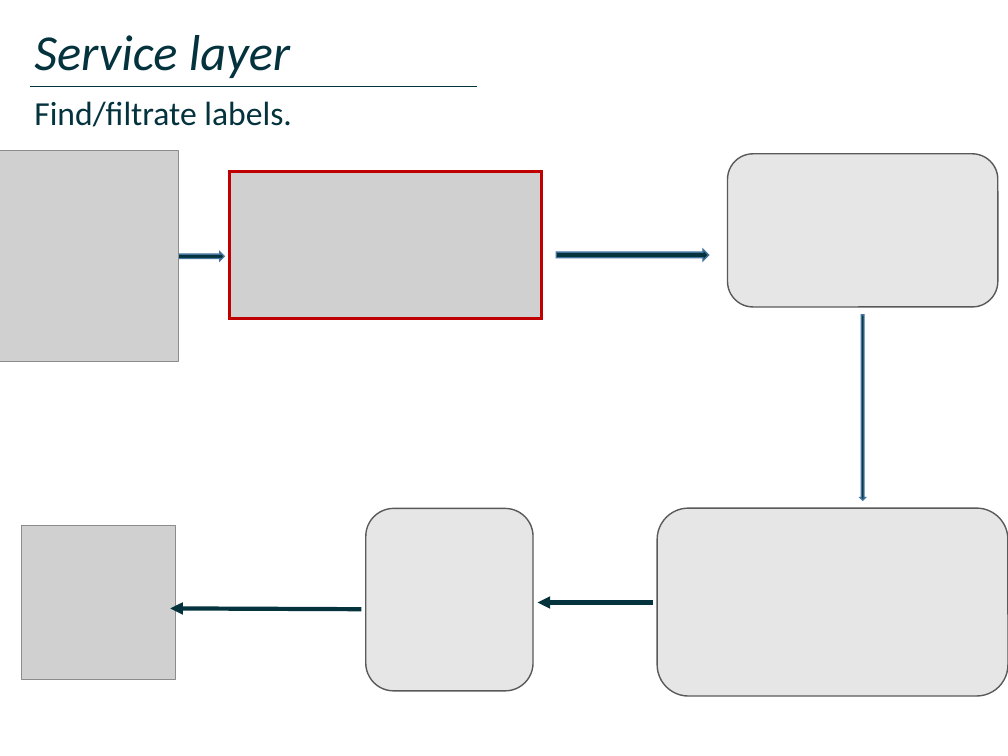
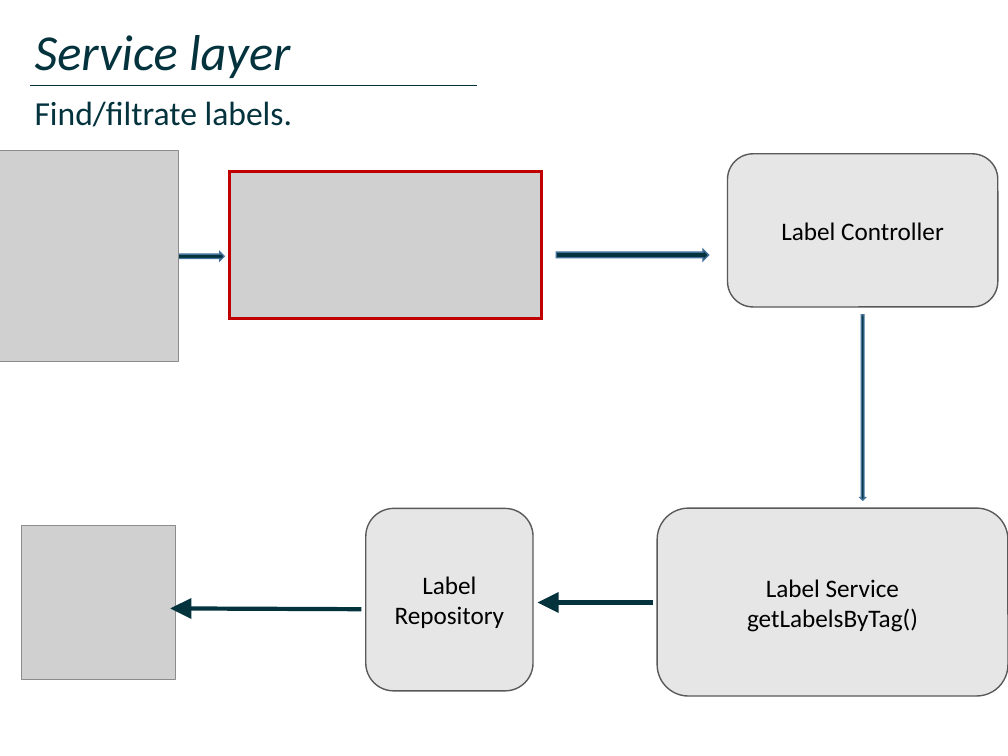
Before and after one commit to DmitriyLy/travel_portal, a slide deck: slide 19 of docs/Travel Portal.pptx (slide 17 before the commit). Drawn at 1008x756 pixels with LibreOffice and Linux fonts; fonts in the diff are those of the drawing; grey boxes stand for pictures. Boxes give left, top, right and bottom in pixels: in the first picture for what was removed or moved away, otherwise in the second. Text is boxed around its words. In the diff, an @@ line names an element or a change of style, - is before the commit and + after.

```diff
--- a/docs/Travel Portal.pptx
+++ b/docs/Travel Portal.pptx
@@ text in rounded rectangle at (781, 222, 944, 240): text added @@
+Label Controller
@@ proportions changed in 3 elements at (728, 154, 998, 307), (657, 508, 1008, 696), (366, 508, 533, 690) @@
@@ text in rounded rectangle at (395, 576, 505, 628): text added @@
+Label Repository
@@ text in rounded rectangle at (747, 579, 918, 632): text added @@
+Label Service
+getLabelsByTag()
```
Also in this commit, not shown: 11 other slides changed, 7 slides added, 7 slides removed.
